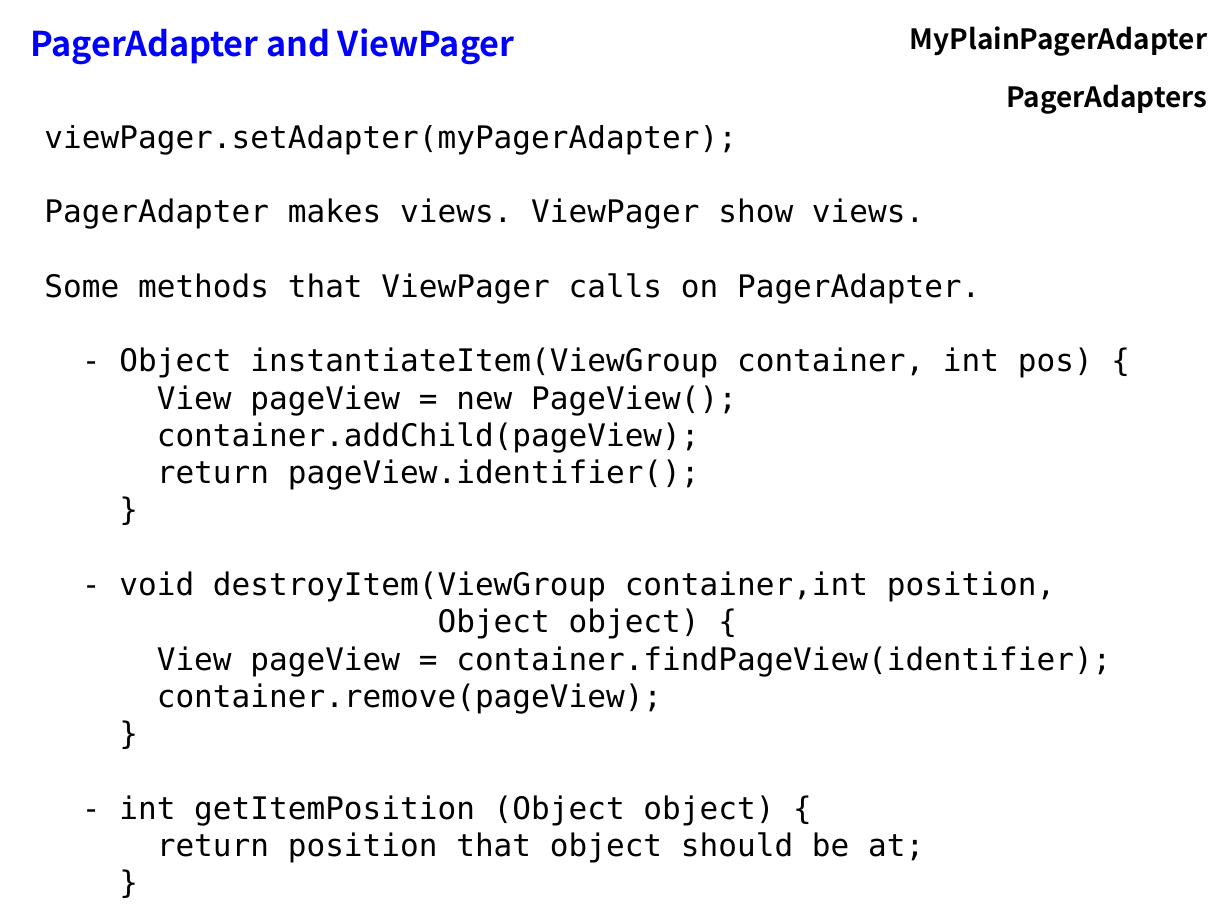
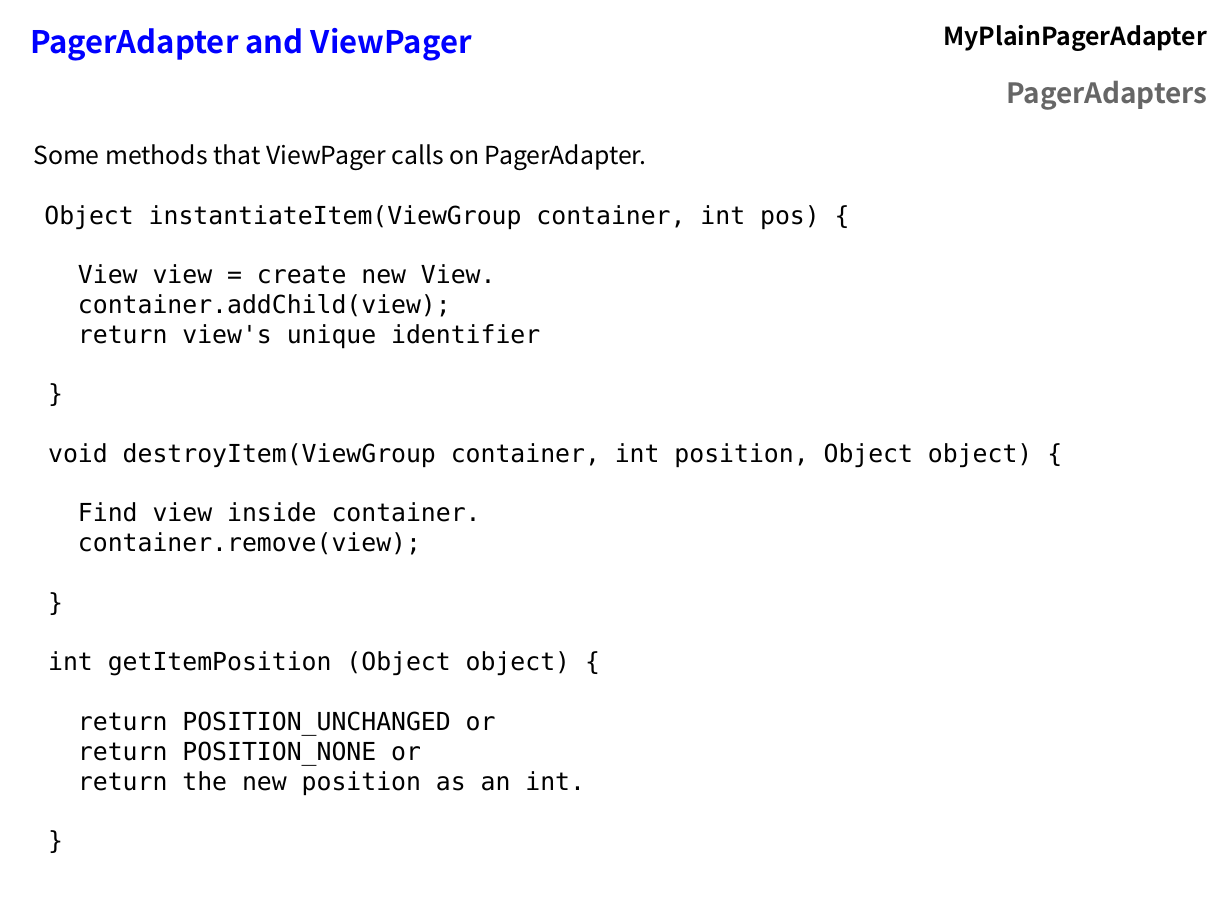
Before and after one commit to flocela/PagerAdaptersHandouts, a slide deck: slide 14 of PagerAdapterPresentation.odp (slide 15 before the commit). Drawn at 1232x924 pixels with LibreOffice and Linux fonts; fonts in the diff are those of the drawing. Boxes give left, top, right and bottom in pixels: in the first picture for what was removed or moved away, otherwise in the second. Text is boxed around its words. In the diff, an @@ line names an element or a change of style, - is before the commit and + after.

```diff
--- a/PagerAdapterPresentation.odp
+++ b/PagerAdapterPresentation.odp
@@ table at (19,11,1219,114) @@
@@ size 22 to 20 pt in "PagerAdapter and ViewPager" @@
@@ size 18 to 16 pt in "MyPlainPagerAdapter" @@
@@ text colour #000000 to #666666 in "PagerAdapters" @@
@@ text removed at (44,64,554,95) @@
-MyPlainPagerAdapter - activity_main.xml
@@ text "Some methods that ViewPager calls ...": place and size @@
-text "Some methods that ViewPager calls ..." at (44,125,1111,863)
+text "Some methods that ViewPager calls ..." at (33,144,1032,796)
@@ text at (33,144,647,171): size 20 to 16 pt in "Some methods that ViewPager calls on PagerAdapter.", "}", "}", "}"; font DejaVu Sans Mono to Noto Sans CJK SC in "Some methods that ViewPager calls on PagerAdapter." @@
@@ text at (44,125,924,229): paragraphs removed @@
-viewPager.setAdapter(myPagerAdapter);
-PagerAdapter makes views. ViewPager show views.
@@ text at (44,205,820,349): text changed; size 20 to 16 pt @@
-- Object instantiateItem(ViewGroup container, int pos) {
-View pageView = new PageView();
-container.addChild(pageView);
-return pageView.identifier();
+Object instantiateItem(ViewGroup container, int pos) {
+View view = create new View.
+container.addChild(view);
+return view's unique identifier
@@ text at (48,443,1032,555): text changed; size 20 to 16 pt @@
-- void destroyItem(ViewGroup container,int position,
-Object object) {
-View pageView = container.findPageView(identifier);
-container.remove(pageView);
+void destroyItem(ViewGroup container, int position, Object object) {
+Find view inside container.
+container.remove(view);
@@ text at (48,651,585,796): text changed; size 20 to 16 pt @@
-- int getItemPosition (Object object) {
-return position that object should be at;
+int getItemPosition (Object object) {
+return POSITION_UNCHANGED or
+return POSITION_NONE or
+return the new position as an int.
```
Also in this commit, not shown: 20 other slides changed, 13 slides added, 4 slides removed, 1 other file.
